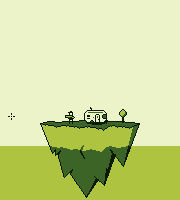
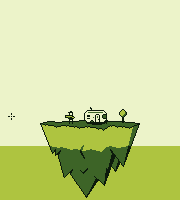
Layered file, before and after one edit (w=180, h=200). Changes by layer:
painted on "island" over left=80, top=154, right=120, bottom=182
